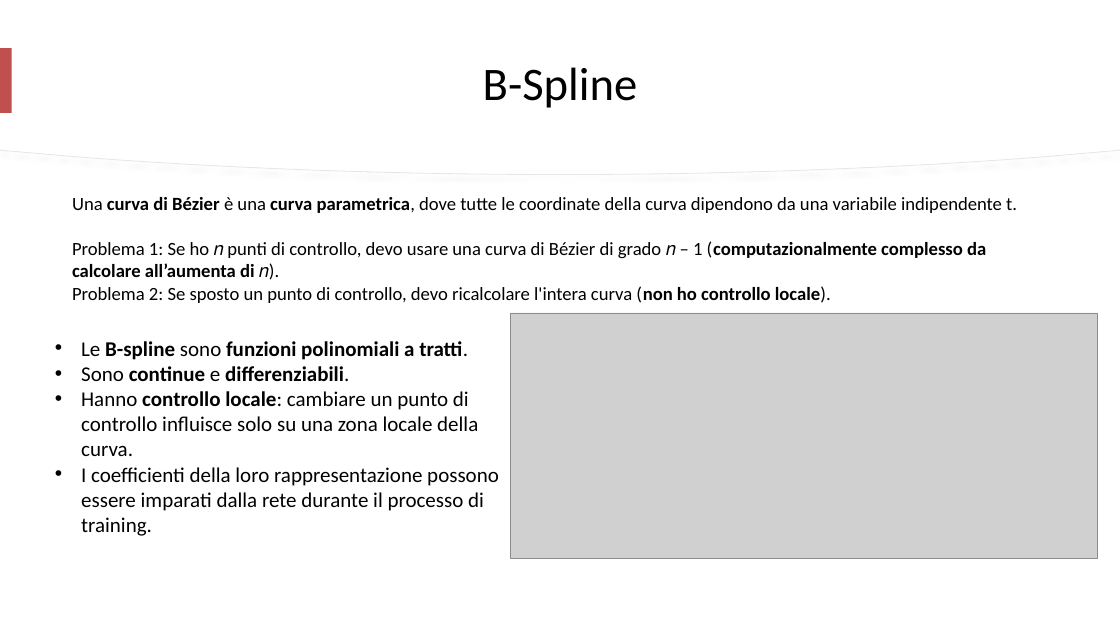
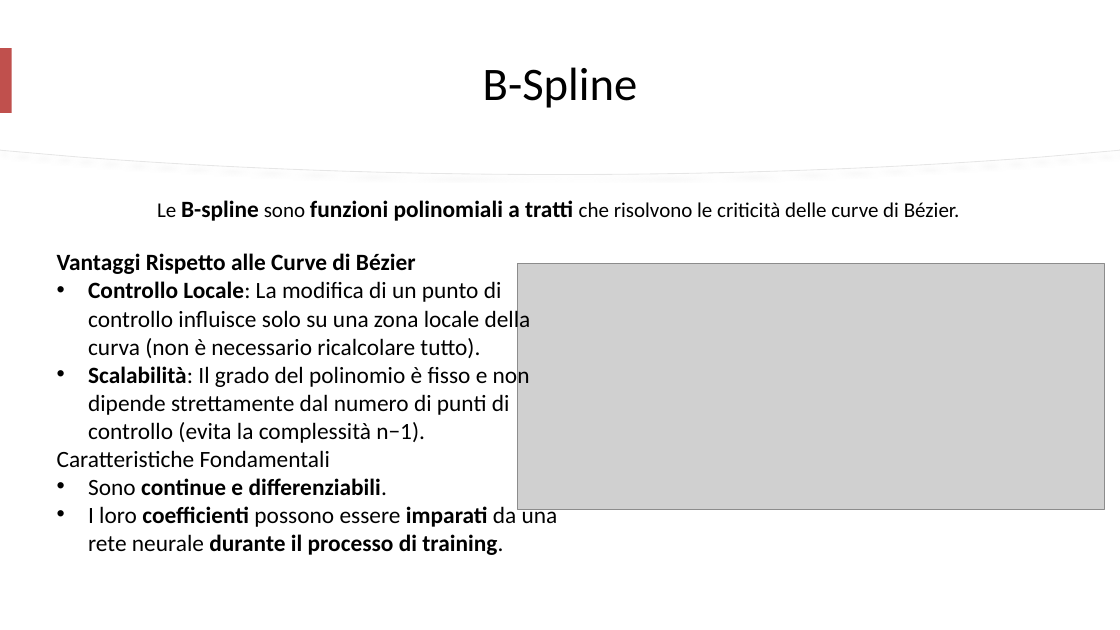
Before and after one commit to mtomas03/Thesis_Paper, a slide deck: slide 5 of Presentation.pptx. Drawn at 1120x630 pixels with LibreOffice and Linux fonts; fonts in the diff are those of the drawing; grey boxes stand for pictures. Boxes give left, top, right and bottom in pixels: in the first picture for what was removed or moved away, otherwise in the second. Text is boxed around its words. In the diff, an @@ line names an element or a change of style, - is before the commit and + after.

```diff
--- a/Presentation.pptx
+++ b/Presentation.pptx
@@ text removed at bbox=[72, 197, 1017, 303] @@
-Una curva di Bézier è una curva parametrica, dove tutte le coordinate della curva dipendono da una variabile indipendente t.
-Problema 1: Se ho 𝑛 punti di controllo, devo usare una curva di Bézier di grado 𝑛 – 1 (computazionalmente complesso da calcolare all’aumenta di 𝑛).
-Problema 2: Se sposto un punto di controllo, devo ricalcolare l'intera curva (non ho controllo locale).
@@ text added at bbox=[157, 200, 960, 221], 18 pt, text #000000 @@
+Le B-spline sono funzioni polinomiali a tratti che risolvono le criticità delle curve di Bézier.
@@ text "Vantaggi Rispetto alle Curve di ...": place and size @@
-text "Vantaggi Rispetto alle Curve di ..." at bbox=[81, 341, 499, 536]
+text "Vantaggi Rispetto alle Curve di ..." at bbox=[57, 253, 558, 555]
@@ text "Vantaggi Rispetto alle Curve di ..." at bbox=[57, 253, 558, 555]: vertical alignment middle to top @@
@@ text at bbox=[57, 253, 531, 467]: text changed; size 18 to 20 pt; bold off @@
-• Le B-spline sono funzioni polinomiali a tratti.
+Vantaggi Rispetto alle Curve di Bézier
+• Controllo Locale: La modifica di un punto di controllo influisce solo su una zona locale della curva (non è necessario ricalcolare tutto).
+• Scalabilità: Il grado del polinomio è fisso e non dipende strettamente dal numero di punti di controllo (evita la complessità n−1).
+Caratteristiche Fondamentali
@@ picture: place and size @@
-picture at bbox=[511, 313, 1098, 560]
+picture at bbox=[518, 264, 1105, 510]
@@ text at bbox=[88, 478, 387, 495]: size 18 to 20 pt in "Sono continue e differenziabili."; bold on in "e"; indent changed @@
@@ text at bbox=[88, 506, 558, 555]: text changed; size 18 to 20 pt; bold on @@
-• Hanno controllo locale: cambiare un punto di controllo influisce solo su una zona locale della curva.
-• I coefficienti della loro rappresentazione possono essere imparati dalla rete durante il processo di training.
+• I loro coefficienti possono essere imparati da una rete neurale durante il processo di training.
```
Also in this commit, not shown: 3 other slides changed, 2 other files.
